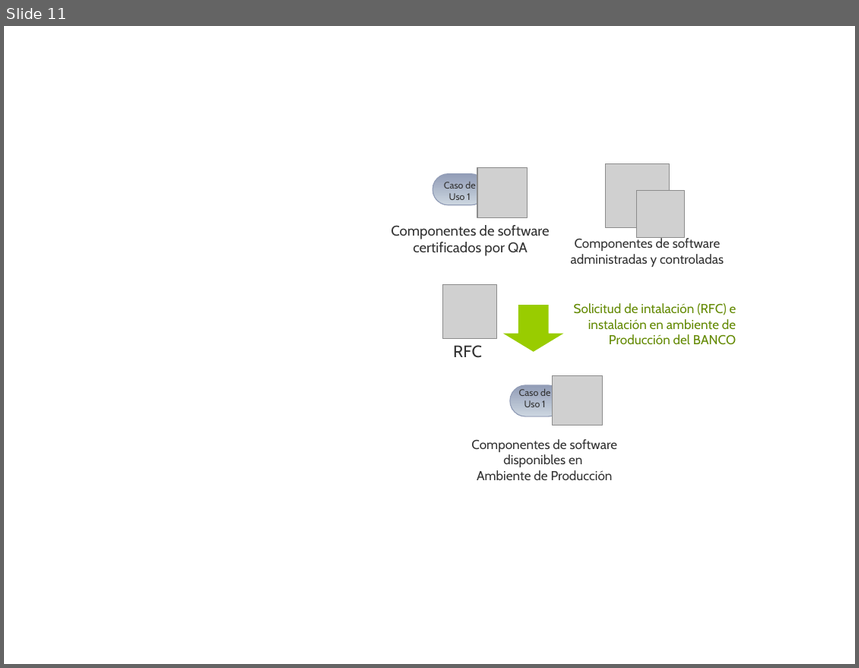
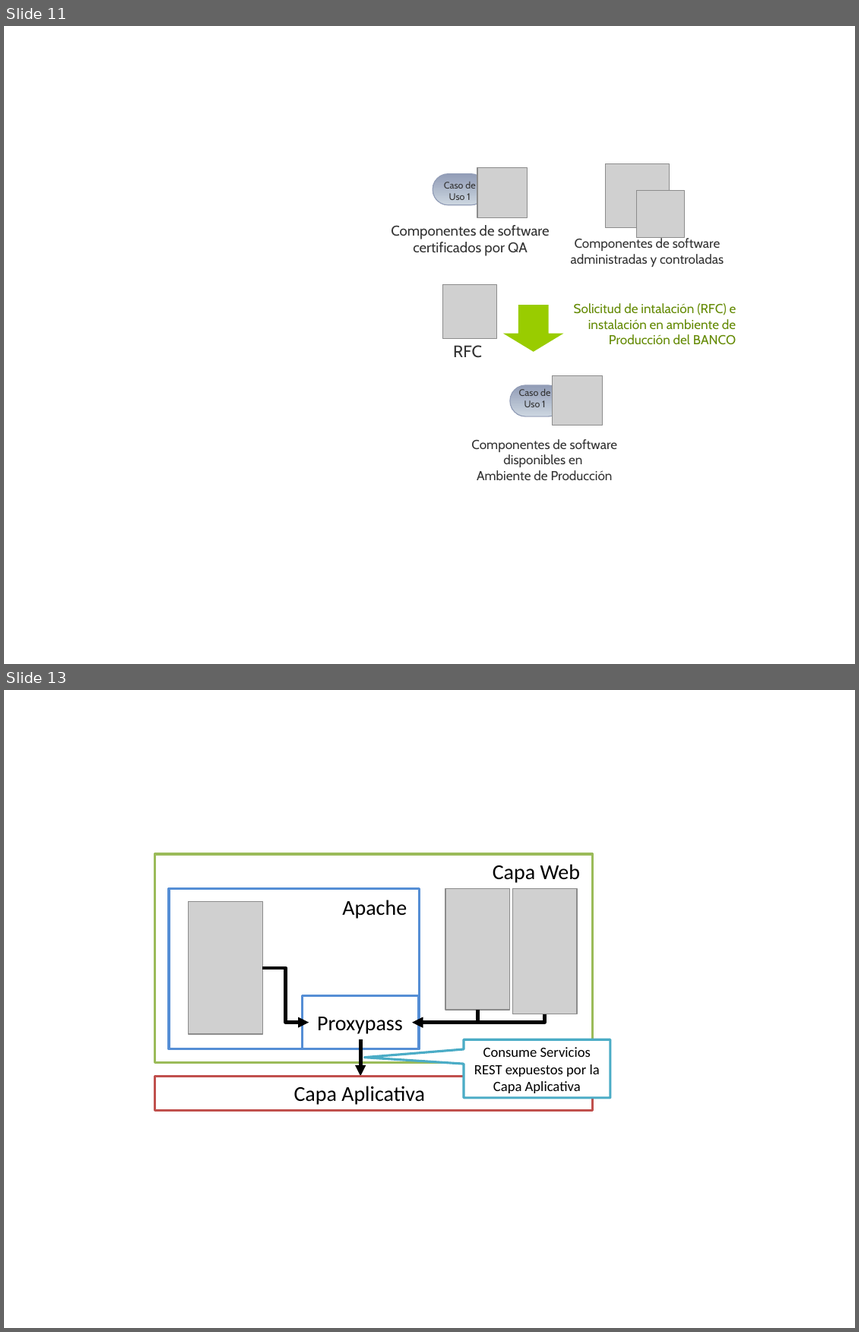
Before and after one commit to SergioCrda/TT2, a slide deck: Metodologia/dibujos.pptx. Shown one above the other, each under a label of ours: slide 11 before the commit, slides 11 and 13 after it; the slides between them are not shown. The pictures are 859x668 and 859x1332 pixels, drawn with LibreOffice and Linux fonts; fonts in the diff are those of the drawing; grey boxes stand for pictures. Boxes give left, top, right and bottom in pixels: in the first picture for what was removed or moved away, otherwise in the second. Text is boxed around its words. In the diff, an @@ line names an element or a change of style, - is before the commit and + after.

```diff
--- a/Metodologia/dibujos.pptx
+++ b/Metodologia/dibujos.pptx
@@ slide 13 added at bbox=[4, 690, 855, 1328], background #FFFFFF @@
@@ rectangle added at bbox=[154, 854, 592, 1063], outline #9BBB59 2 pt @@
@@ text added at bbox=[493, 864, 580, 883], 18 pt, text #000000 @@
+Capa Web
@@ rectangle added at bbox=[169, 888, 420, 1049], outline #558ED5 2 pt @@
@@ picture added at bbox=[446, 888, 510, 1010] @@
@@ picture added at bbox=[512, 888, 577, 1015] @@
@@ picture added at bbox=[189, 902, 262, 1034] @@
@@ text added at bbox=[342, 900, 407, 919], 18 pt, text #000000 @@
+Apache
@@ elbow arrow added from (262, 968) to (309, 1023), #000000 3 pt @@
@@ rectangle added at bbox=[302, 996, 418, 1049], outline #558ED5 2 pt @@
@@ text added at bbox=[317, 1017, 403, 1034], 18 pt, text #000000 @@
+Proxypass
@@ elbow arrow added from (478, 1010) to (413, 1023), #000000 3 pt @@
@@ elbow arrow added from (544, 1015) to (413, 1023), #000000 3 pt @@
@@ arrow added from (360, 1040) to (360, 1076), #000000 3 pt @@
@@ speech box added at bbox=[464, 1040, 610, 1097], fill #FFFFFF, outline #4BACC6 2 pt, 12 pt, text #000000 @@
+Consume Servicios REST expuestos por la Capa Aplicativa
@@ rectangle added at bbox=[154, 1076, 592, 1110], outline #C0504D 2 pt @@
@@ text added at bbox=[294, 1086, 425, 1105], 18 pt, text #000000 @@
+Capa Aplicativa
```
Also in this commit, not shown: 3 other slides added, 1 other file.
